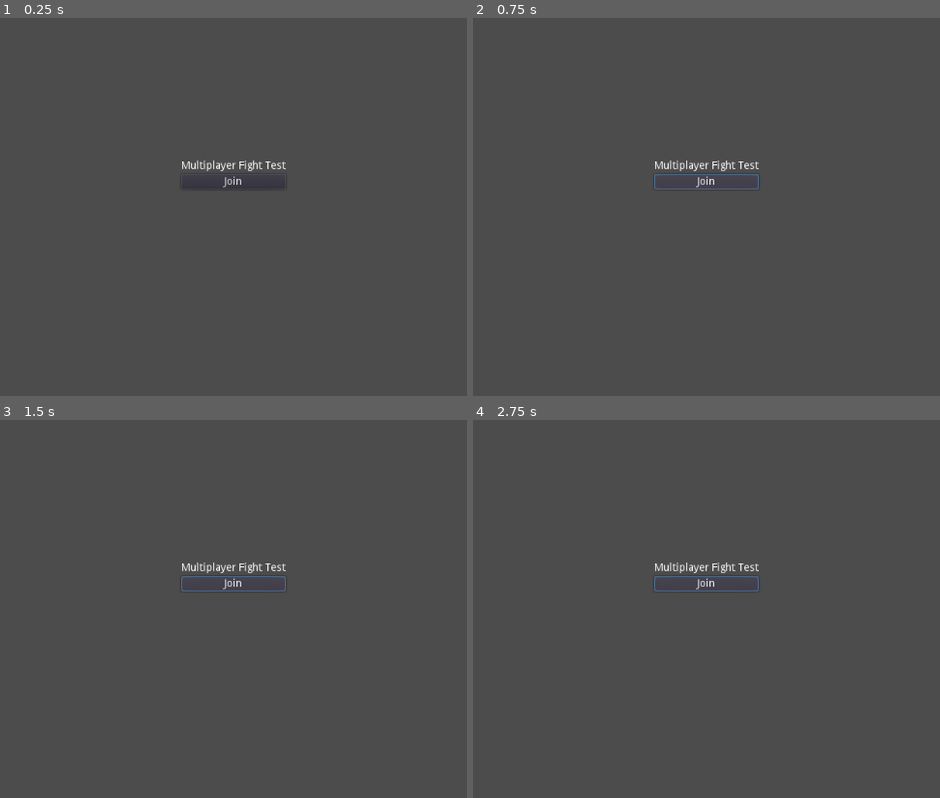
Above: before the commit, frames 1-4 (two rows, left to right).
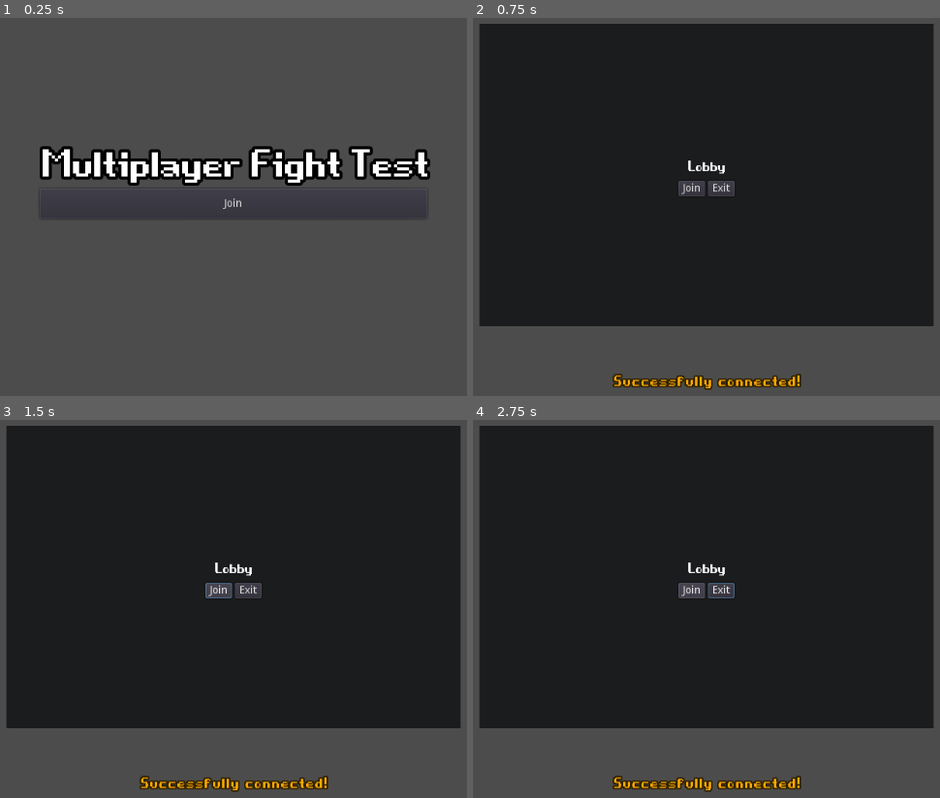
Above: after the commit, the same moments.

Repository: SalvM/Godo-multiplayer-battle
Game: Godot game, scene res://scenes/Menu.tscn
Same seed, same stepped clock (60 frames per second), same inputs: the game is played once before the commit and once after it.
Inputs:
- Up to frame 1 (0.25 s): no input
- Up to frame 2 (0.75 s): click "Join" at 0.5 s
- Up to frame 3 (1.5 s): click "Join" at 1.25 s
- Up to frame 4 (2.75 s): hold Right (ui_right) from 2.03 s (still down); tap L (Attack) at 2.1 s

The runs differ from the first frame. In frame 1, 5.4% of the frame differs, in the area x 8-93%, y 33-53%; in frame 2, 78%; in frame 3, 78%, in the area x 1-99%, y 1-99%; in frame 4, 78%.

Commit message:
Lobby system

Diff:
--- a/scenes/Menu.tscn
+++ b/scenes/Menu.tscn
@@ -1,6 +1,28 @@
-[gd_scene load_steps=2 format=2]
+[gd_scene load_steps=7 format=2]
 
 [ext_resource path="res://scripts/Menu.gd" type="Script" id=1]
+[ext_resource path="res://assets/game_over.ttf" type="DynamicFontData" id=2]
+
+[sub_resource type="DynamicFont" id=1]
+size = 128
+outline_size = 4
+outline_color = Color( 0, 0, 0, 1 )
+font_data = ExtResource( 2 )
+
+[sub_resource type="DynamicFont" id=3]
+size = 48
+font_data = ExtResource( 2 )
+
+[sub_resource type="DynamicFont" id=4]
+size = 32
+font_data = ExtResource( 2 )
+
+[sub_resource type="DynamicFont" id=2]
+size = 48
+outline_size = 2
+outline_color = Color( 0.192157, 0.137255, 0, 1 )
+extra_spacing_char = 2
+font_data = ExtResource( 2 )
 
 [node name="Menu" type="Control"]
 anchor_right = 1.0
@@ -12,22 +34,102 @@
 anchor_bottom = 1.0
 
 [node name="VBoxContainer" type="VBoxContainer" parent="CenterContainer"]
-margin_left = 443.0
-margin_top = 281.0
-margin_right = 581.0
-margin_bottom = 319.0
+margin_left = 256.0
+margin_top = 242.0
+margin_right = 768.0
+margin_bottom = 358.0
 
 [node name="Label" type="Label" parent="CenterContainer/VBoxContainer"]
-margin_right = 138.0
-margin_bottom = 14.0
+margin_right = 512.0
+margin_bottom = 72.0
+custom_constants/shadow_offset_x = 0
+custom_fonts/font = SubResource( 1 )
 text = "Multiplayer Fight Test"
 align = 1
 valign = 1
 
 [node name="JoinBtn" type="Button" parent="CenterContainer/VBoxContainer"]
-margin_top = 18.0
-margin_right = 138.0
-margin_bottom = 38.0
+margin_top = 76.0
+margin_right = 512.0
+margin_bottom = 116.0
+rect_min_size = Vector2( 512, 40 )
 text = "Join"
 
+[node name="RoomPopup" type="Popup" parent="CenterContainer"]
+margin_left = 212.0
+margin_top = 100.0
+margin_right = 812.0
+margin_bottom = 500.0
+rect_min_size = Vector2( 600, 400 )
+
+[node name="ColorRect" type="ColorRect" parent="CenterContainer/RoomPopup"]
+anchor_right = 1.0
+anchor_bottom = 1.0
+color = Color( 0.109804, 0.113725, 0.117647, 1 )
+
+[node name="VBoxContainer" type="VBoxContainer" parent="CenterContainer/RoomPopup"]
+anchor_top = 0.5
+anchor_right = 1.0
+anchor_bottom = 0.5
+margin_top = -28.0
+margin_bottom = 28.0
+rect_min_size = Vector2( 0, 100 )
+
+[node name="RoomLabel" type="Label" parent="CenterContainer/RoomPopup/VBoxContainer"]
+margin_right = 600.0
+margin_bottom = 28.0
+custom_fonts/font = SubResource( 3 )
+text = "Lobby"
+align = 1
+valign = 1
+
+[node name="Players" type="VBoxContainer" parent="CenterContainer/RoomPopup/VBoxContainer"]
+margin_top = 32.0
+margin_right = 600.0
+margin_bottom = 32.0
+
+[node name="You" type="Label" parent="CenterContainer/RoomPopup/VBoxContainer/Players"]
+visible = false
+margin_right = 600.0
+margin_bottom = 18.0
+custom_colors/font_color = Color( 1, 0.921569, 0.552941, 1 )
+custom_fonts/font = SubResource( 4 )
+text = "You"
+align = 1
+valign = 1
+
+[node name="HBoxContainer" type="HBoxContainer" parent="CenterContainer/RoomPopup/VBoxContainer"]
+margin_top = 36.0
+margin_right = 600.0
+margin_bottom = 56.0
+alignment = 1
+
+[node name="JoinRoomBtn" type="Button" parent="CenterContainer/RoomPopup/VBoxContainer/HBoxContainer"]
+margin_left = 263.0
+margin_right = 298.0
+margin_bottom = 20.0
+text = "Join"
+
+[node name="ExitBtn" type="Button" parent="CenterContainer/RoomPopup/VBoxContainer/HBoxContainer"]
+margin_left = 302.0
+margin_right = 337.0
+margin_bottom = 20.0
+text = "Exit"
+icon_align = 1
+
+[node name="Status" type="Label" parent="."]
+anchor_top = 1.0
+anchor_right = 1.0
+anchor_bottom = 1.0
+margin_top = -59.0
+custom_colors/font_color = Color( 1, 0.67451, 0, 1 )
+custom_constants/shadow_offset_x = 0
+custom_fonts/font = SubResource( 2 )
+text = "
+"
+align = 1
+valign = 1
+
 [connection signal="pressed" from="CenterContainer/VBoxContainer/JoinBtn" to="." method="_on_JoinBtn_pressed"]
+[connection signal="pressed" from="CenterContainer/RoomPopup/VBoxContainer/HBoxContainer/JoinRoomBtn" to="." method="_on_JoinRoomBtn_pressed"]
+[connection signal="pressed" from="CenterContainer/RoomPopup/VBoxContainer/HBoxContainer/ExitBtn" to="." method="_on_ExitBtn_pressed"]
--- a/scripts/Menu.gd
+++ b/scripts/Menu.gd
@@ -1,7 +1,47 @@
 extends Control
 
+signal log_status(new_status)
+
+onready var statusLabel = $Status
+onready var roomPopup = $CenterContainer/RoomPopup
+onready var players = $CenterContainer/RoomPopup/VBoxContainer/Players
+onready var youLabel = $CenterContainer/RoomPopup/VBoxContainer/Players/You
+
+func clear_players_label():
+	for labels in players.get_children():
+		if labels.name != "You":
+			labels.queue_free()
+
 func _ready():
-	pass
+	Server.connect("log_status", self, "_on_new_log_status")
+	Server.connect("refresh_room_status", self, "_on_room_status_refresh")
+
+func _on_new_log_status(new_status: String):
+	statusLabel.text = new_status
+
+func _on_room_status_refresh(new_status):
+	var new_players = new_status.players
+	youLabel.visible = false
+
+	clear_players_label()
+
+	for player_id in new_players:
+		var new_label = youLabel.duplicate()
+		new_label.set_name(str(player_id))
+		new_label.text = "#" + str(player_id)
+		if player_id == get_tree().get_network_unique_id():
+			new_label.text += " (You)"
+		new_label.visible = true
+		players.add_child(new_label)
 
 func _on_JoinBtn_pressed():
 	Server.connect_to_server()
+	roomPopup.show()
+
+func _on_ExitBtn_pressed():
+	Server.disconnect_from_server()
+	roomPopup.hide()
+	clear_players_label()
+
+func _on_JoinRoomBtn_pressed():
+	Server.fetch_user_join_room()
--- a/scripts/Server.gd
+++ b/scripts/Server.gd
@@ -5,18 +5,37 @@
 var network = NetworkedMultiplayerENet.new()
 var ip = "127.0.0.1"
 var port = 1909
-var max_players = 4
+var match_room = {
+	"status": "waiting",
+	"players": {}
+}
+
+signal log_status(new_status)
+signal refresh_room_status(new_status)
 
 func connect_to_server():
+	var connection_server = ip + ":" + str(port)
+	emit_signal("log_status", "Connecting to " + connection_server + " ...")
 	network.create_client(ip, port)
 	get_tree().set_network_peer(network)
 	printt("Connected at port", port)
+	emit_signal("log_status", "Successfully connected!")
 
 	network.connect("peer_connected", self, "_on_peer_connected")
 	network.connect("peer_disconnected", self, "_on_peer_disconnected")
 
 func disconnect_from_server():
+	network.close_connection()
 	get_tree().network_peer = null
+	emit_signal("log_status", "Disconnected from the server")
+
+remote func return_room_status(room_status):
+	printt("return_room_status", room_status)
+	match_room = room_status
+	emit_signal("refresh_room_status", room_status)
+
+remote func fetch_user_join_room():
+	rpc_id(1, "fetch_user_join_room")
 
 remote func user_load_battlefield(peer_id):
 	printt('user_load_battlefield', peer_id)
@@ -50,3 +69,5 @@
 
 func _on_peer_disconnected(peer_id):
 	print("User #" + str(peer_id) + " disconnected")
+	if peer_id == get_tree().get_network_unique_id():
+		emit_signal("log_status", "Disconnected from the server")
